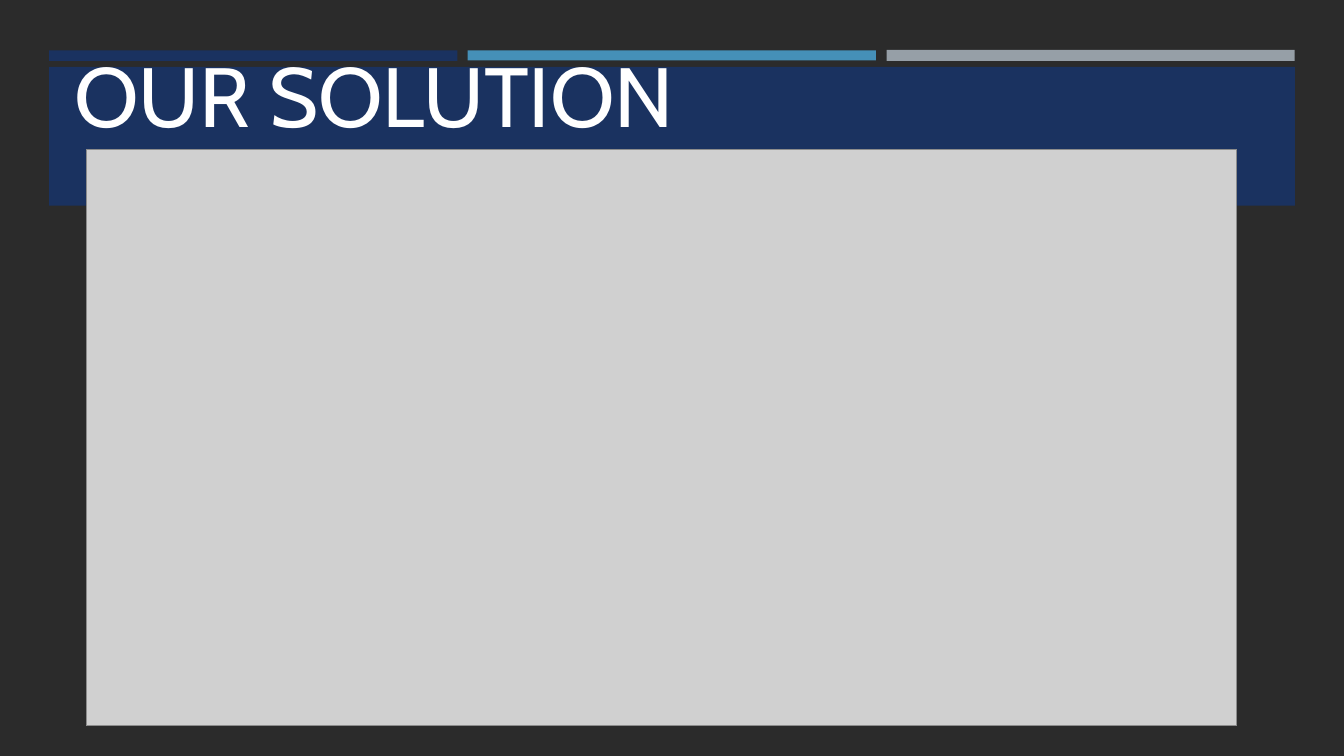
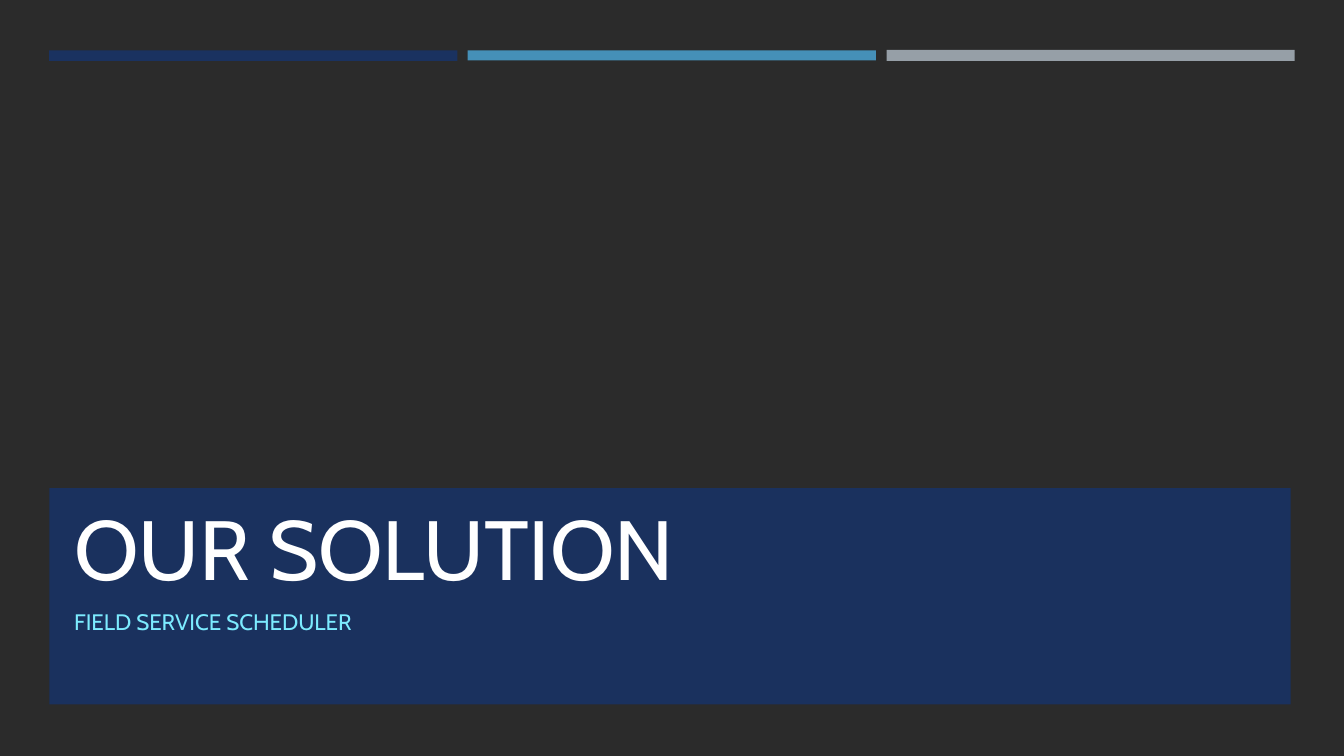
Before and after one commit to cynslcheng/CapstoneDocuments, a slide deck: slide 6 of CapstonePowerPoint.pptx. Drawn at 1344x756 pixels with LibreOffice and Linux fonts; fonts in the diff are those of the drawing; grey boxes stand for pictures; background and template pictures are left out; a plain dark background stands for a picture behind light text. Boxes give left, top, right and bottom in pixels: in the first picture for what was removed or moved away, otherwise in the second. Text is boxed around its words. In the diff, an @@ line names an element or a change of style, - is before the commit and + after.

```diff
--- a/CapstonePowerPoint.pptx
+++ b/CapstonePowerPoint.pptx
@@ rectangle added at (x1=0, y1=0, x2=1344, y2=756), fill #FFFFFF @@
@@ rectangle removed at (x1=49, y1=67, x2=1296, y2=206) @@
@@ picture removed at (x1=87, y1=149, x2=1237, y2=726) @@
@@ rectangle added at (x1=49, y1=488, x2=1291, y2=705), fill #1A3260 at 97% opacity @@
@@ title "OUR SOLUTION" rewrapped from (x1=74, y1=56, x2=674, y2=128) to (x1=74, y1=520, x2=674, y2=581) @@
@@ subtitle added at (x1=74, y1=614, x2=351, y2=631), 16 pt, text #7CEBFF @@
+FIELD SERVICE SCHEDULER
```
Also in this commit, not shown: 3 other slides changed, 1 slide added.
